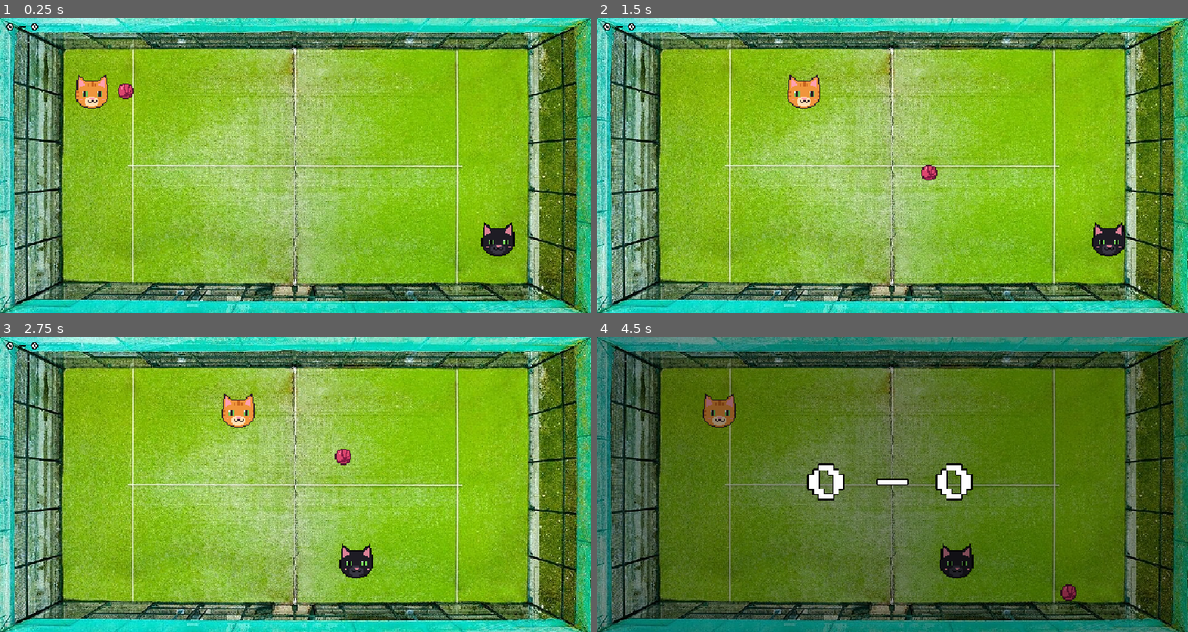
Above: before the commit, frames 1-4 (two rows, left to right).
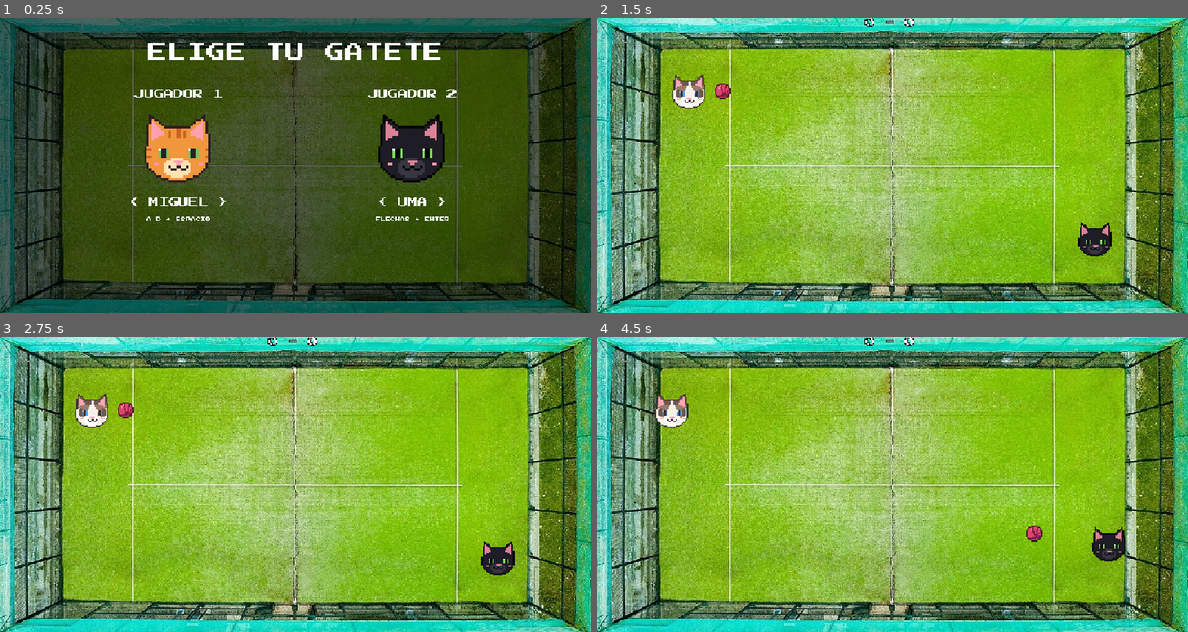
Above: after the commit, the same moments.

Repository: MartinHernandezManzano/Super_Alpha_Cat_Padel_5000
Game: Godot game, scene res://scenes/ui/seleccion.tscn
Same seed, same stepped clock (60 frames per second), same inputs: the game is played once before the commit and once after it. Before the commit the project starts from res://scenes/main.tscn.
Inputs:
- Up to frame 1 (0.25 s): no input
- Up to frame 2 (1.5 s): tap Enter (p2_saque) at 0.5 s; hold D (p1_derecha) 0.53-1.28 s; hold Space (p1_saque) 0.53-1.28 s; tap Right (p2_derecha) at 0.8, 1.35 s; hold A (p1_izquierda) from 1.28 s (still down)
- Up to frame 3 (2.75 s): tap Left (p2_izquierda) at 1.55 s; release A (p1_izquierda) at 2.03 s; hold D (p1_derecha) from 2.03 s (still down); hold Left (p2_izquierda) from 2.03 s (still down); tap Enter (p2_saque) at 2.3 s
- Up to frame 4 (4.5 s): release Left (p2_izquierda) at 2.78 s; tap Enter (p2_saque) at 2.85 s; tap Space (p1_saque) at 3.05 s; release D (p1_derecha) at 3.53 s; hold Space (p1_saque) 3.53-4.28 s; hold A (p1_izquierda) from 3.53 s (still down); tap Right (p2_derecha) at 3.8 s; tap Up (p2_arriba) at 4.35 s

The runs differ from the first frame. In frame 1, 98% of the frame differs, in the area x 0-100%, y 0-100%; in frame 2, 2.0%; in frame 3, 2.4%; in frame 4, 97%.

Commit message:
prototipo completo: seleccion de gatos, reglas de padel, marcador y victoria

Diff:
--- a/project.godot
+++ b/project.godot
@@ -11,9 +11,13 @@
 [application]
 
 config/name="JUEGO"
-run/main_scene="uid://dcwm6md5egou3"
+run/main_scene="uid://hkhjo6or7o8o"
 config/features=PackedStringArray("4.7", "Forward Plus")
 config/icon="res://icon.svg"
+
+[autoload]
+
+Global="*uid://cx46q4fefuoj7"
 
 [display]
 
--- a/scenes/main.tscn
+++ b/scenes/main.tscn
@@ -71,13 +71,21 @@
 [node name="HUD" type="CanvasLayer" parent="." unique_id=1153150359]
 
 [node name="MarcadorPeq" type="Label" parent="HUD" unique_id=1872963497]
-offset_left = 12.0
-offset_top = 10.0
-offset_right = 92.0
-offset_bottom = 26.0
+anchors_preset = -1
+anchor_left = 0.49583334
+anchor_top = 0.07300001
+anchor_right = 0.5
+anchor_bottom = 0.07300001
+offset_left = -40.0
+offset_top = -35.040005
+offset_right = 40.0
+offset_bottom = -19.040005
+grow_horizontal = 2
+theme_override_colors/font_outline_color = Color(0, 0, 0, 1)
 theme_override_constants/outline_size = 4
-theme_override_font_sizes/font_size = 10
+theme_override_font_sizes/font_size = 16
 text = "0 - 0"
+metadata/_edit_use_anchors_ = true
 
 [node name="Resumen" type="ColorRect" parent="HUD" unique_id=409657504]
 anchors_preset = 15
--- /dev/null
+++ b/scenes/ui/seleccion.tscn
@@ -0,0 +1,146 @@
+[gd_scene format=3 uid="uid://hkhjo6or7o8o"]
+
+[ext_resource type="Script" uid="uid://bieidekikbwrl" path="res://scripts/seleccion.gd" id="1_l27b2"]
+[ext_resource type="Texture2D" uid="uid://c0etqyj3it6xu" path="res://assets/padel.jpg" id="2_ylhdw"]
+[ext_resource type="Texture2D" uid="uid://cda8371xcvn20" path="res://assets/sprites/gato_naranja.png" id="3_p12xs"]
+
+[node name="Seleccion" type="Control" unique_id=486118800]
+layout_mode = 3
+anchors_preset = 15
+anchor_right = 1.0
+anchor_bottom = 1.0
+grow_horizontal = 2
+grow_vertical = 2
+script = ExtResource("1_l27b2")
+
+[node name="Fondo" type="TextureRect" parent="." unique_id=1613646256]
+layout_mode = 1
+anchors_preset = 15
+anchor_right = 1.0
+anchor_bottom = 1.0
+grow_horizontal = 2
+grow_vertical = 2
+texture = ExtResource("2_ylhdw")
+expand_mode = 1
+
+[node name="Oscuro" type="ColorRect" parent="." unique_id=1114349282]
+layout_mode = 1
+anchors_preset = 15
+anchor_right = 1.0
+anchor_bottom = 1.0
+grow_horizontal = 2
+grow_vertical = 2
+color = Color(0, 0, 0, 0.5882353)
+
+[node name="Titulo" type="Label" parent="." unique_id=1206216199]
+layout_mode = 1
+anchors_preset = 5
+anchor_left = 0.5
+anchor_right = 0.5
+offset_left = -120.0
+offset_top = 40.0
+offset_right = 120.0
+offset_bottom = 56.0
+grow_horizontal = 2
+theme_override_colors/font_outline_color = Color(0, 0, 0, 1)
+theme_override_constants/shadow_outline_size = 8
+theme_override_font_sizes/font_size = 32
+text = "ELIGE TU GATETE"
+horizontal_alignment = 1
+
+[node name="Lados" type="HBoxContainer" parent="." unique_id=1048811951]
+layout_mode = 1
+anchors_preset = 8
+anchor_left = 0.5
+anchor_top = 0.5
+anchor_right = 0.5
+anchor_bottom = 0.5
+offset_left = -22.0
+offset_top = -20.0
+offset_right = 22.0
+offset_bottom = 20.0
+grow_horizontal = 2
+grow_vertical = 2
+theme_override_constants/separation = 120
+
+[node name="Lado1" type="VBoxContainer" parent="Lados" unique_id=1399488507]
+custom_minimum_size = Vector2(260, 0)
+layout_mode = 2
+theme_override_constants/separation = 16
+alignment = 1
+
+[node name="Jugador" type="Label" parent="Lados/Lado1" unique_id=802763687]
+layout_mode = 2
+theme_override_colors/font_outline_color = Color(0, 0, 0, 1)
+theme_override_font_sizes/font_size = 16
+text = "JUGADOR 1"
+horizontal_alignment = 1
+
+[node name="Foto" type="TextureRect" parent="Lados/Lado1" unique_id=850423802]
+custom_minimum_size = Vector2(128, 128)
+layout_mode = 2
+texture = ExtResource("3_p12xs")
+expand_mode = 1
+stretch_mode = 5
+
+[node name="Nombre" type="Label" parent="Lados/Lado1" unique_id=484394428]
+layout_mode = 2
+theme_override_colors/font_outline_color = Color(0, 0, 0, 1)
+theme_override_font_sizes/font_size = 16
+text = "MIGUEL"
+horizontal_alignment = 1
+
+[node name="Teclas" type="Label" parent="Lados/Lado1" unique_id=1306593459]
+layout_mode = 2
+theme_override_colors/font_outline_color = Color(0, 0, 0, 1)
+theme_override_font_sizes/font_size = 8
+text = "A D + ESPACIO"
+horizontal_alignment = 1
+
+[node name="Estado" type="Label" parent="Lados/Lado1" unique_id=1318053187]
+layout_mode = 2
+theme_override_colors/font_color = Color(1, 1, 0, 1)
+theme_override_colors/font_outline_color = Color(0, 0, 0, 1)
+theme_override_font_sizes/font_size = 16
+horizontal_alignment = 1
+
+[node name="Lado2" type="VBoxContainer" parent="Lados" unique_id=2000658219]
+custom_minimum_size = Vector2(260, 0)
+layout_mode = 2
+theme_override_constants/separation = 16
+alignment = 1
+
+[node name="Jugador" type="Label" parent="Lados/Lado2" unique_id=530143548]
+layout_mode = 2
+theme_override_colors/font_outline_color = Color(0, 0, 0, 1)
+theme_override_font_sizes/font_size = 16
+text = "JUGADOR 2"
+horizontal_alignment = 1
+
+[node name="Foto" type="TextureRect" parent="Lados/Lado2" unique_id=1143553900]
+custom_minimum_size = Vector2(128, 128)
+layout_mode = 2
+texture = ExtResource("3_p12xs")
+expand_mode = 1
+stretch_mode = 5
+
+[node name="Nombre" type="Label" parent="Lados/Lado2" unique_id=1525654913]
+layout_mode = 2
+theme_override_colors/font_outline_color = Color(0, 0, 0, 1)
+theme_override_font_sizes/font_size = 16
+text = "MIGUEL"
+horizontal_alignment = 1
+
+[node name="Teclas" type="Label" parent="Lados/Lado2" unique_id=1057380601]
+layout_mode = 2
+theme_override_colors/font_outline_color = Color(0, 0, 0, 1)
+theme_override_font_sizes/font_size = 8
+text = "FLECHAS + ENTER"
+horizontal_alignment = 1
+
+[node name="Estado" type="Label" parent="Lados/Lado2" unique_id=509247259]
+layout_mode = 2
+theme_override_colors/font_color = Color(1, 1, 0, 1)
+theme_override_colors/font_outline_color = Color(0, 0, 0, 1)
+theme_override_font_sizes/font_size = 16
+horizontal_alignment = 1
--- a/scripts/gato.gd
+++ b/scripts/gato.gd
@@ -32,3 +32,9 @@
 	# cada jugador saca con su propia tecla
 	if event.is_action_pressed("p" + str(jugador) + "_saque"):
 		interact_requested.emit(jugador)
+
+func poner_gato(nueva_textura: Texture2D, nuevo_nombre: String) -> void:
+	# cambia el aspecto y el nombre del gato
+	textura = nueva_textura
+	nombre = nuevo_nombre
+	$Sprite2D.texture = nueva_textura
--- /dev/null
+++ b/scripts/global.gd
@@ -0,0 +1,15 @@
+extends Node
+
+# los gatos, nombres y texturas en el mismo orden
+const NOMBRES = ["Miguel", "Uma", "Tinsel", "Mati", "Кошка"]
+const TEXTURAS = [
+	preload("res://assets/sprites/gato_naranja.png"),
+	preload("res://assets/sprites/gato_negro.png"),
+	preload("res://assets/sprites/gato_blanco.png"),
+	preload("res://assets/sprites/gato_gris.png"),
+	preload("res://assets/sprites/gato_koshka.png"),
+]
+
+# posicion en la lista del gato elegido por cada jugador
+var gato1: int = 0
+var gato2: int = 1
--- a/scripts/main.gd
+++ b/scripts/main.gd
@@ -29,6 +29,9 @@
 var puntos2: int = 0
 
 func _ready() -> void:
+		# carga los gatos elegidos en la pantalla de seleccion
+	$Player1.poner_gato(Global.TEXTURAS[Global.gato1], Global.NOMBRES[Global.gato1])
+	$Player2.poner_gato(Global.TEXTURAS[Global.gato2], Global.NOMBRES[Global.gato2])
 	# conectamos por codigo las señales del ovillo
 	$Ovillo.toca_pared.connect(_on_ovillo_toca_pared)
 	$Ovillo.toca_gato.connect(_on_ovillo_toca_gato)
@@ -190,7 +193,7 @@
 	# deja el marcador grande fijo con el mensaje de victoria
 	$HUD/MarcadorPeq.visible = false
 	$HUD/Resumen.visible = true
-	$HUD/Resumen/Mensaje.text = "GANA " + gato_ganador.nombre.to_upper() + "\n\nESPACIO O ENTER PARA REVANCHA"
+	$HUD/Resumen/Mensaje.text = "GANA " + gato_ganador.nombre.to_upper() + "\n\nESPACIO O ENTER PARA VOLVER"
 	$HUD/Resumen/Mensaje.visible = true
 
 func _unhandled_input(event: InputEvent) -> void:
@@ -198,4 +201,5 @@
 	if not partido_terminado:
 		return
 	if event.is_action_pressed("p1_saque") or event.is_action_pressed("p2_saque"):
-		get_tree().reload_current_scene()
+				# vuelve a la pantalla de seleccion para elegir gatos otra vez
+		get_tree().change_scene_to_file("res://scenes/ui/seleccion.tscn")
--- /dev/null
+++ b/scripts/seleccion.gd
@@ -0,0 +1,61 @@
+extends Control
+
+var listo1: bool = false
+var listo2: bool = false
+var cambiando: bool = false  # para no cargar el partido dos veces
+
+func _ready() -> void:
+	actualizar()
+
+func _unhandled_input(event: InputEvent) -> void:
+	if cambiando:
+		return
+	# jugador 1: rota si no esta listo, y con su saque marca o desmarca listo
+	if not listo1:
+		if event.is_action_pressed("p1_izquierda"):
+			Global.gato1 = siguiente(Global.gato1, -1, Global.gato2)
+		elif event.is_action_pressed("p1_derecha"):
+			Global.gato1 = siguiente(Global.gato1, 1, Global.gato2)
+	if event.is_action_pressed("p1_saque"):
+		listo1 = not listo1
+	# jugador 2: lo mismo con sus teclas
+	if not listo2:
+		if event.is_action_pressed("p2_izquierda"):
+			Global.gato2 = siguiente(Global.gato2, -1, Global.gato1)
+		elif event.is_action_pressed("p2_derecha"):
+			Global.gato2 = siguiente(Global.gato2, 1, Global.gato1)
+	if event.is_action_pressed("p2_saque"):
+		listo2 = not listo2
+	actualizar()
+	if listo1 and listo2:
+		empezar_partido()
+
+func siguiente(actual: int, paso: int, ocupado: int) -> int:
+	# avanza por la lista dando la vuelta al llegar al final
+	var total: int = Global.NOMBRES.size()
+	var nuevo: int = (actual + paso + total) % total
+	# si es el gato del otro jugador se lo salta
+	if nuevo == ocupado:
+		nuevo = (nuevo + paso + total) % total
+	return nuevo
+
+func actualizar() -> void:
+	actualizar_lado($Lados/Lado1, Global.gato1, listo1)
+	actualizar_lado($Lados/Lado2, Global.gato2, listo2)
+
+func actualizar_lado(lado: Node, gato: int, listo: bool) -> void:
+	# la misma funcion sirve para los dos lados
+	lado.get_node("Foto").texture = Global.TEXTURAS[gato]
+	var nombre: String = Global.NOMBRES[gato].to_upper()
+	if listo:
+		lado.get_node("Nombre").text = nombre
+		lado.get_node("Estado").text = "LISTO!"
+	else:
+		lado.get_node("Nombre").text = "< " + nombre + " >"
+		lado.get_node("Estado").text = ""
+
+func empezar_partido() -> void:
+	cambiando = true
+	# pausa cortita para que se vea el listo de los dos
+	await get_tree().create_timer(0.6).timeout
+	get_tree().change_scene_to_file("res://scenes/main.tscn")
Binary file added: assets/sprites/gato_koshka.png
Not shown, added: assets/sprites/gato_koshka.png.import
Not shown, added: scripts/global.gd.uid
Not shown, added: scripts/seleccion.gd.uid
